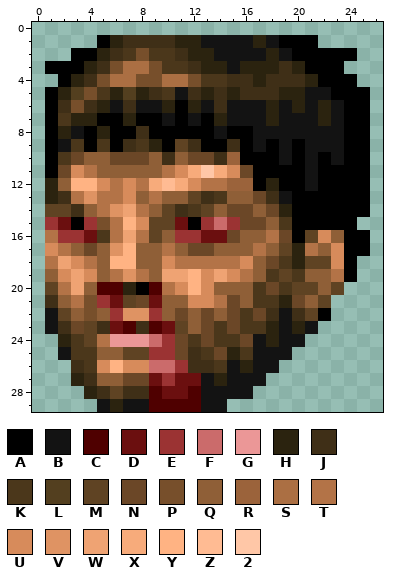
A pixel-art sprite gets an edit: graphics/stftl20.png. Above, as it was before the edit.
The file is 27x30 pixels.
Palette (. is transparent): A #000000  B #131313  C #4f0000  D #6b0f0f  E #9b3333  F #cb6b6b  G #eb9797  H #2b230f  J #3f2f17  K #4b371b  L #533f1f  M #5f4323  N #6b4727  P #774f2b  Q #8f5f37  R #9b633b  S #ab6f43  T #b37347  U #d78b5b  V #df9363  W #efa373  X #f7ab7b  Y #ffb383  Z #ffbb93  2 #ffc7a7
Pixels before, first column x 1:
 1 ....AHJJJJHHBBBBHBAAA....
 2 ..AAHJKPKKJHHBBBBHBAAAAA.
 3 AAAHJPSSPKKJHHBHHHJHAAA..
 4 .AHJPSSPPSSPKKJJHJJJHAAA.
 5 AHLPKHLHJKBJHJHJJJHHBBAAA
 6 AJPJHBJBBHAHBJBBBHBHBHBAA
 7 AKHHAAHAABABAHBBBHBBBHBAA
 8 AHBAHAAJAAAAABAABBBBBBBAA
 9 ABKAKAJKHAMJAAJABABABBBAA
10 AKNQQNNNQJQNNJRAAABABABAA
11 ANUTQQQQQTUX2XUNAAAABAAAA
12 HQYYUTUTXZXUTTRRAHAABAAAA
13 HJTVTTUQTQQMJKQQNJBAAAAAA
14 MMJQTVWTQMJKMQNNQNHAAAAAA
15 EDAEPTYUMMDAEFENNQKAAAAA.
16 TEEDKTWTMQEEDDNQQTNAMUQAA
17 UTQNQVYQQTQNNQQQTQMHTQUAA
18 TWUTQYYQQUTTTTTUQNKHMMUA.
19 QUWUQTVTQWWYUWUTQKMKQQTA.
20 MTWQCCHACTUYUQQQKNKMMQM..
21 JQTPEDMNDQQUUTNQKKHNQM...
22 BMQPQEVVEQNQNQNKNJBJMA...
23 BJNMJDCJCDMQNKNKKHBHB....
24 .HKMTGGGFENKNKKNBHBB.....
25 .BKKQQMMEENJKNHKBBB......
26 ..JKUYUUFFEJJKBHBB.......
27 ..HJQQNNDEDDBHBBB........
28 ...HJMJJCDDCBBBB.........
29 ....BHBBCCCCBB...........
The result:
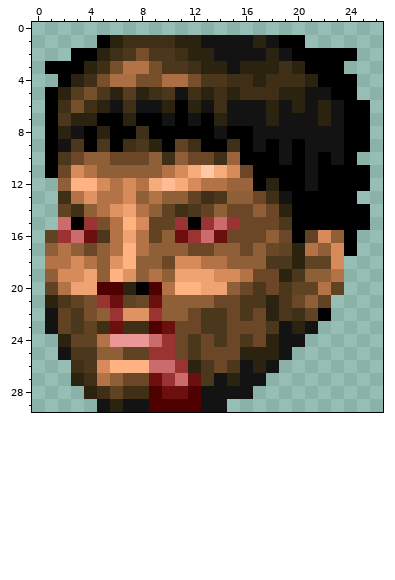
Edits made:
Changed rows in their new state; - is an unchanged pixel.
first column x 7:
 1 --------------.----
 3 TT-----------------
 5 ------------------.
first column x 1:
10 ------------------------.
12 .------------------------
13 .-----------------------.
14 .------------------------
15 .F--------E------N------A
16 M-F-------D-F--NNQ------.
17 Q----T-T-Q-----NQN------.
18 -T---V---NUU--QQ-K-----.-
19 --UW-Y-QTQ-WWU--NNH----.-
20 ---W------Y-WW-N-----T---
21 HKM--------QQN-K-HK------
22 --K-------QNKK---HK------
23 -MK---J---NNK--NNK-------
24 --M-----------NKN--------
25 -----------KN-NHHH-------
26 ------YY---HKNKBH--------
27 ----T-----F-KBH----------
Boxes around the changes in both pictures, in picture pixels (x1, y1, x2, y2):
erased: (305, 35, 370, 100)
changed: (123, 61, 149, 74)
changed: (45, 152, 370, 386)
